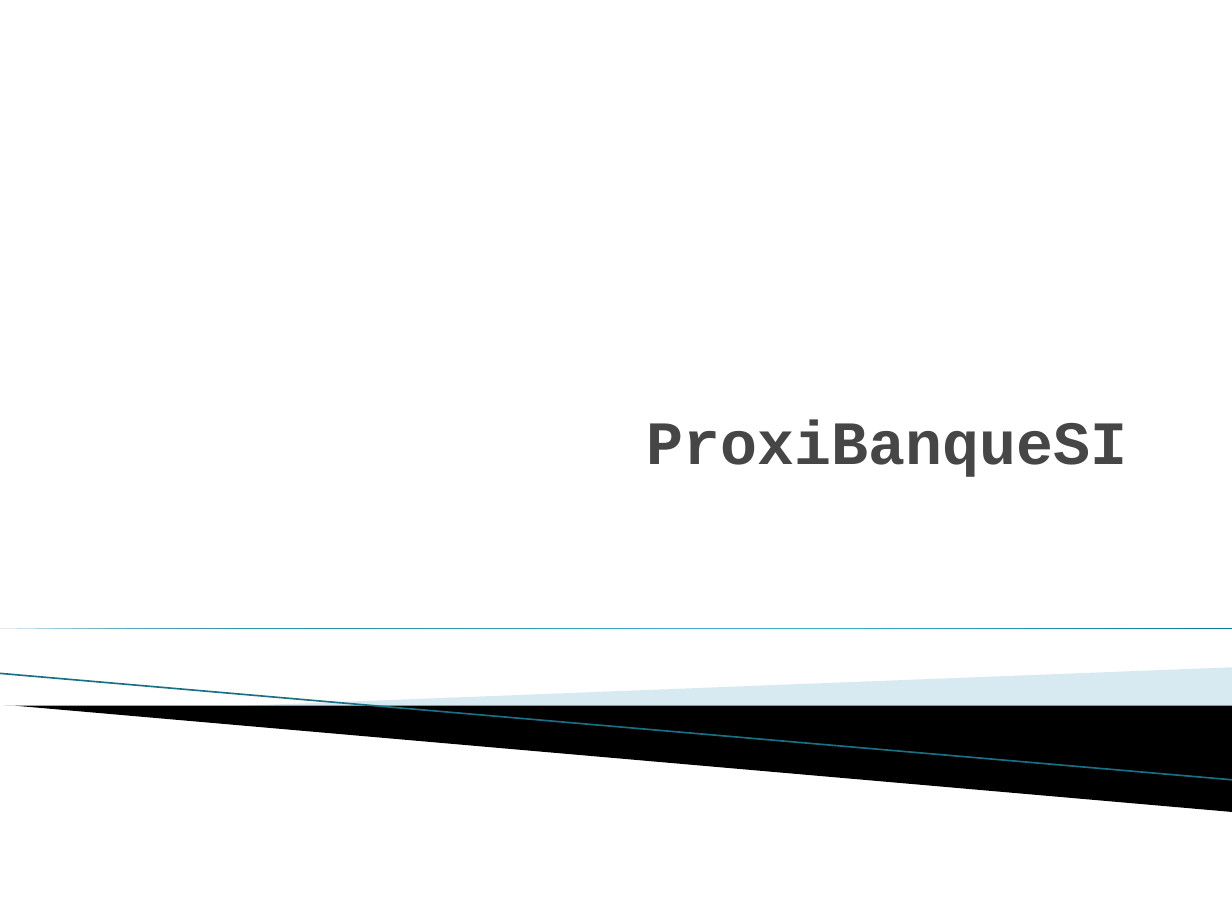
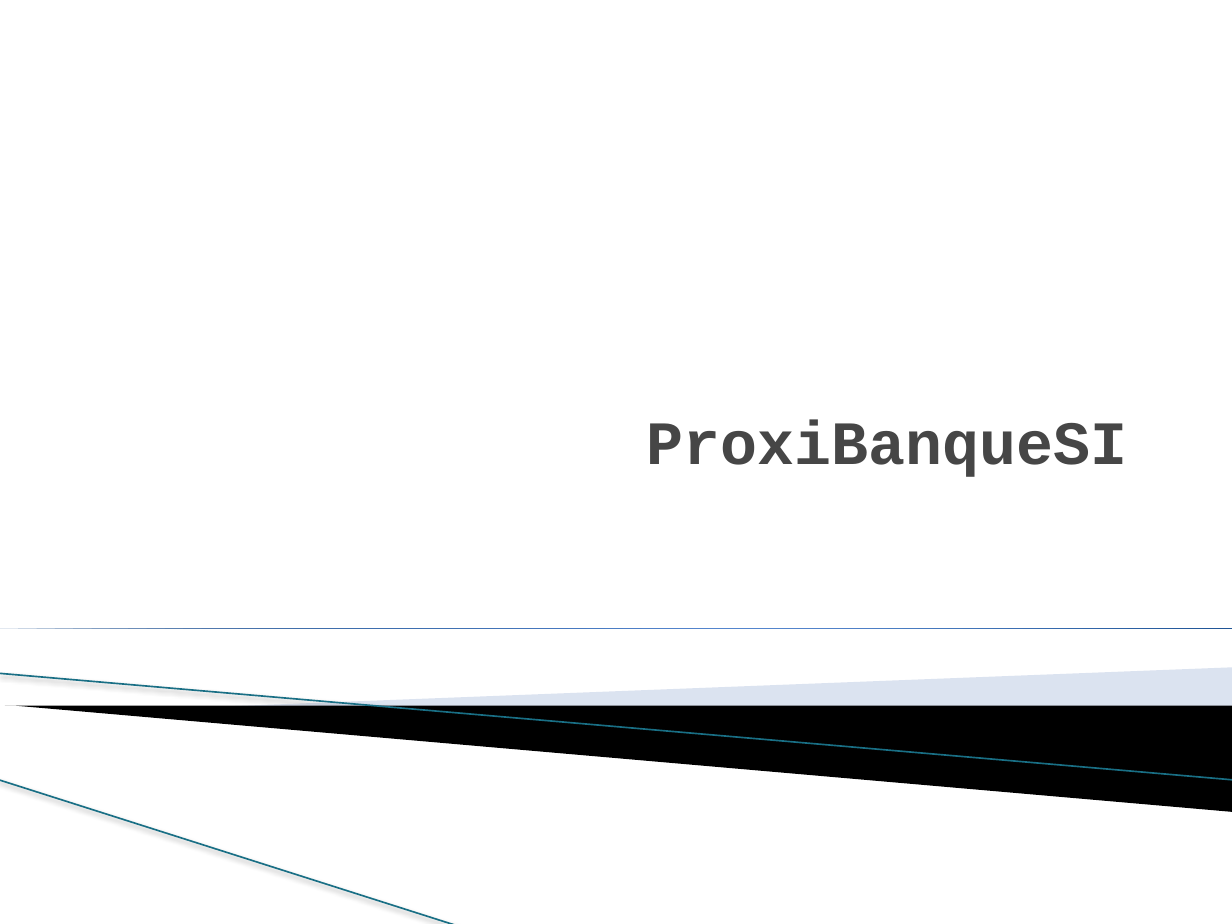
Before and after one commit to hidjic/proxi4, a slide deck: slide 1 of s_b.pptx. Drawn at 1232x924 pixels with LibreOffice and Linux fonts; fonts in the diff are those of the drawing; background and template pictures are left out. Boxes give left, top, right and bottom in pixels: in the first picture for what was removed or moved away, otherwise in the second. Text is boxed around its words. In the diff, an @@ line names an element or a change of style, - is before the commit and + after.

```diff
--- a/s_b.pptx
+++ b/s_b.pptx
@@ right triangle at (0,628,1232,628): fill gradient #007896 to #4CBBDF to gradient #1A5090 to #5F91D9; shadow on @@
@@ line (0, 674) - (1232, 780): stroke #97C5D8 0.95 pt to #196F85 0.96 pt @@
@@ freeform shape at (228,668,1232,733): fill #A0CBDC at 40% opacity to #A7B9DB at 40% opacity @@
@@ line added from (0, 780) to (457, 924), #196F85 0.96 pt @@
```
Also in this commit, not shown: 9 other slides changed.
